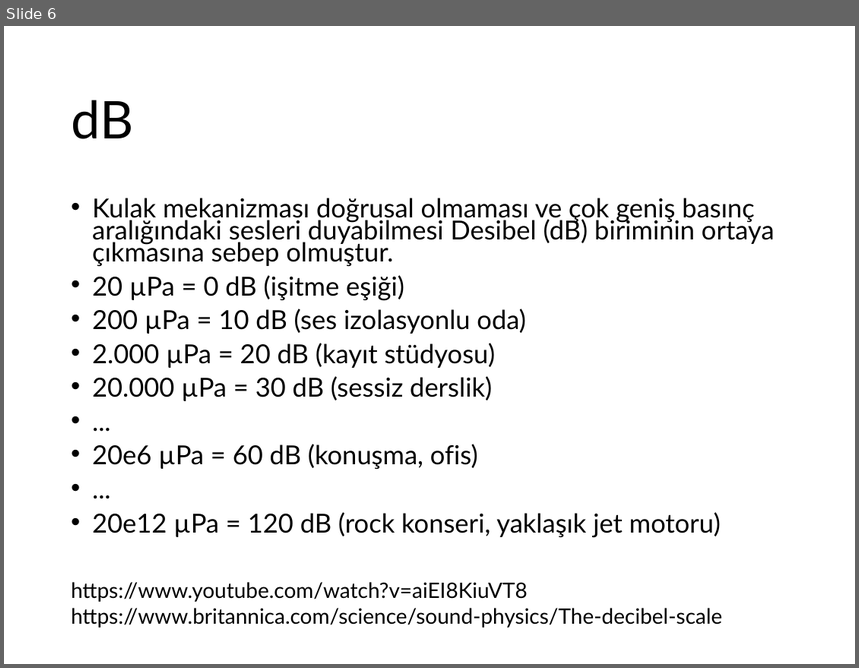
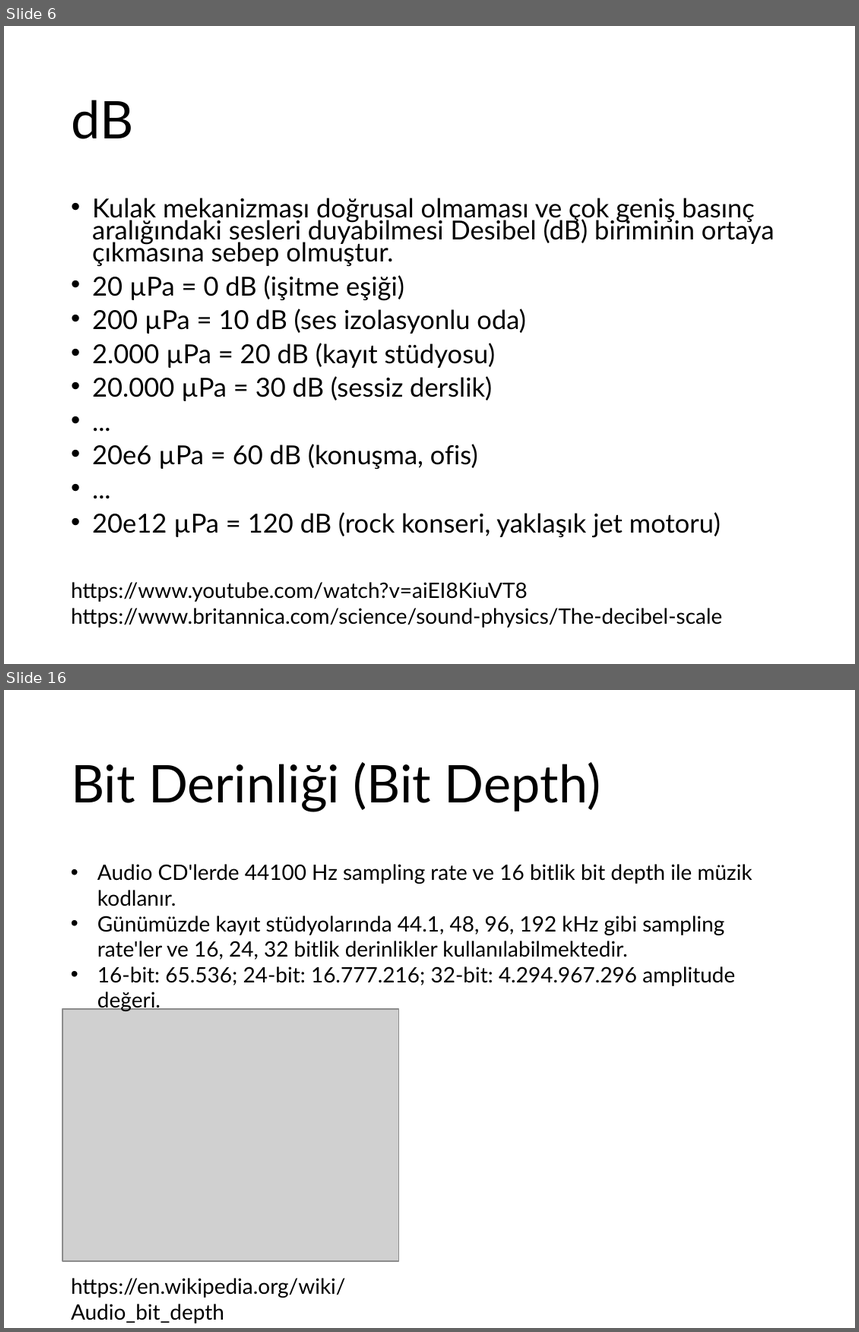
Before and after one commit to ihpar/ssi, a slide deck: slides/Slide_0.pptx. Shown one above the other, each under a label of ours: slide 6 before the commit, slides 6 and 16 after it; the slides between them are not shown. The pictures are 859x668 and 859x1332 pixels, drawn with LibreOffice and Linux fonts; fonts in the diff are those of the drawing; grey boxes stand for pictures. Boxes give left, top, right and bottom in pixels: in the first picture for what was removed or moved away, otherwise in the second. Text is boxed around its words. In the diff, an @@ line names an element or a change of style, - is before the commit and + after.

```diff
--- a/slides/Slide_0.pptx
+++ b/slides/Slide_0.pptx
@@ slide 16 added at [4,690,855,1328], background #FFFFFF @@
@@ title added at [71,762,601,812], 44 pt, text #000000 @@
+Bit Derinliği (Bit Depth)
@@ text added at [97,864,753,1012], 18 pt, text #000000 @@
+• Audio CD'lerde 44100 Hz sampling rate ve 16 bitlik bit depth ile müzik kodlanır.
+• Günümüzde kayıt stüdyolarında 44.1, 48, 96, 192 kHz gibi sampling rate'ler ve 16, 24, 32 bitlik derinlikler kullanılabilmektedir.
+• 16-bit: 65.536; 24-bit: 16.777.216; 32-bit: 4.294.967.296 amplitude değeri.
@@ picture added at [63,1009,399,1262] @@
@@ text added at [71,1278,346,1324], 18 pt, text #000000 @@
+https://en.wikipedia.org/wiki/Audio_bit_depth
```
Also in this commit, not shown: 9 other slides added.
